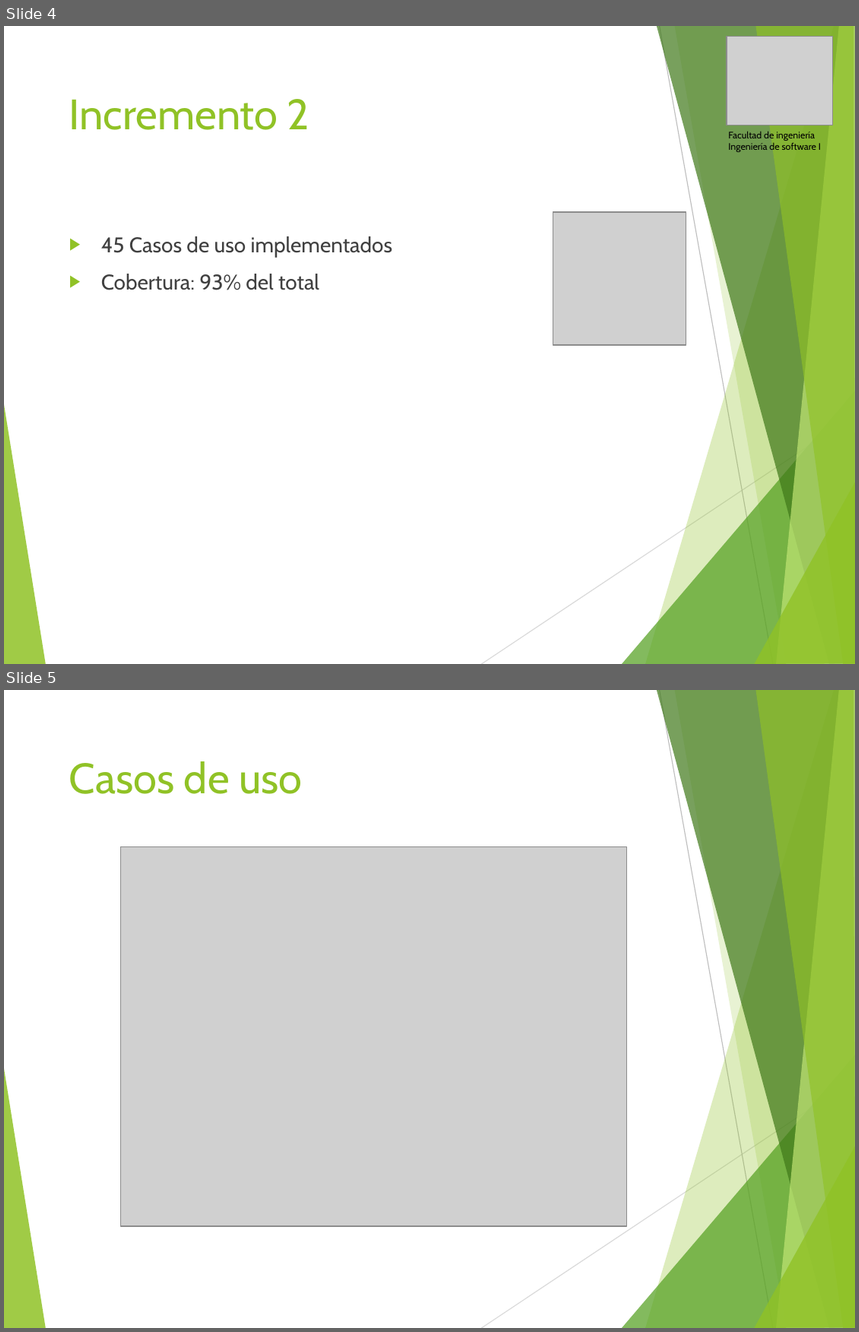
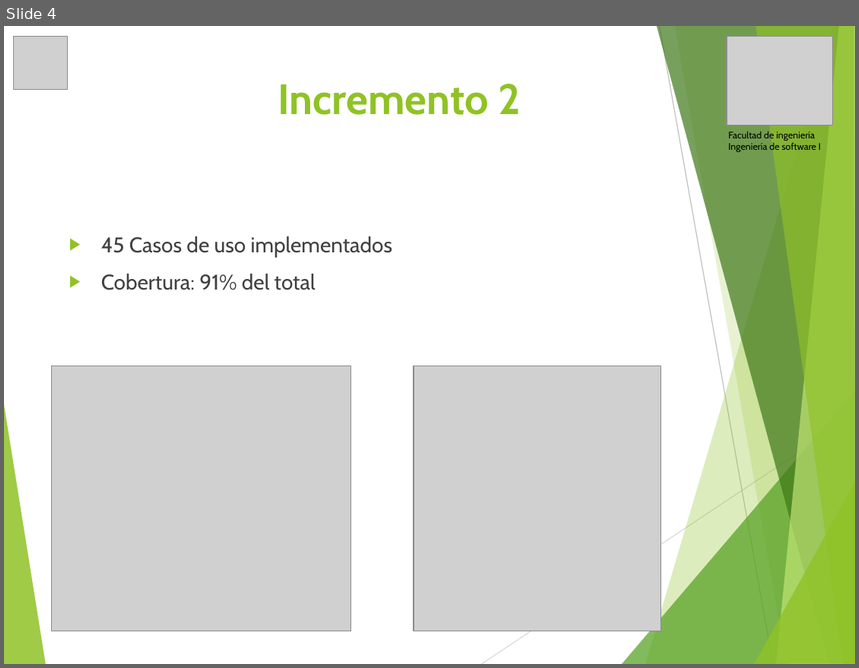
Before and after one commit to vixo23/ING-DE-SOFTWARE, a slide deck: INCREMENTO2/PPTS/PPt Segundo incremento scrum++.pptx. Shown one above the other, each under a label of ours: slides 4 and 5 before the commit, slide 4 after it. The pictures are 859x1332 and 859x668 pixels, drawn with LibreOffice and Linux fonts; fonts in the diff are those of the drawing; grey boxes stand for pictures. Boxes give left, top, right and bottom in pixels: in the first picture for what was removed or moved away, otherwise in the second. Text is boxed around its words. In the diff, an @@ line names an element or a change of style, - is before the commit and + after.

```diff
--- a/INCREMENTO2/PPTS/PPt Segundo incremento scrum++.pptx
+++ b/INCREMENTO2/PPTS/PPt Segundo incremento scrum++.pptx
@@ slide 5 removed at bbox=[4, 690, 855, 1328], background #FFFFFF; not listed: 10 template elements that a slide beside it also shows @@
@@ title removed at bbox=[69, 761, 302, 794] @@
-Casos de uso
@@ picture removed at bbox=[120, 847, 627, 1227] @@
@@ slide 4 changed as well @@
@@ picture: place and size @@
-picture at bbox=[553, 212, 686, 345]
+picture at bbox=[13, 36, 67, 90]
@@ title "Incremento 2": place and size @@
-title "Incremento 2" at bbox=[69, 99, 310, 130]
+title "Incremento 2" at bbox=[278, 84, 521, 115]
@@ title "Incremento 2" at bbox=[278, 84, 521, 115]: bold on @@
@@ text at bbox=[101, 274, 316, 290]: text changed @@
-▶ Cobertura: 93% del total
+▶ Cobertura: 91% del total
@@ picture added at bbox=[52, 366, 351, 631] @@
@@ picture added at bbox=[414, 366, 661, 631] @@
```
Also in this commit, not shown: 9 other slides changed, 1 slide added, 2 other files.
